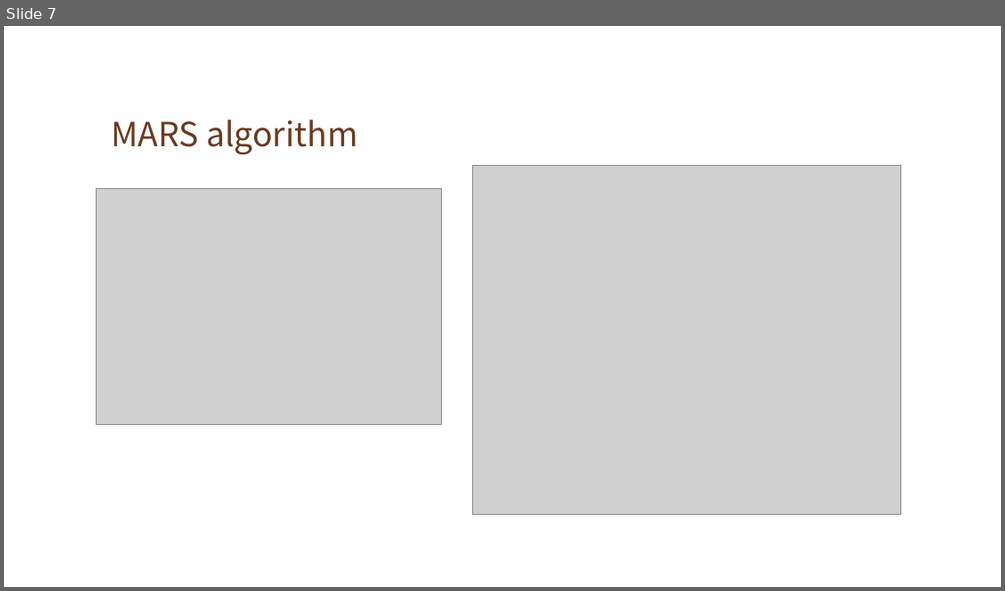
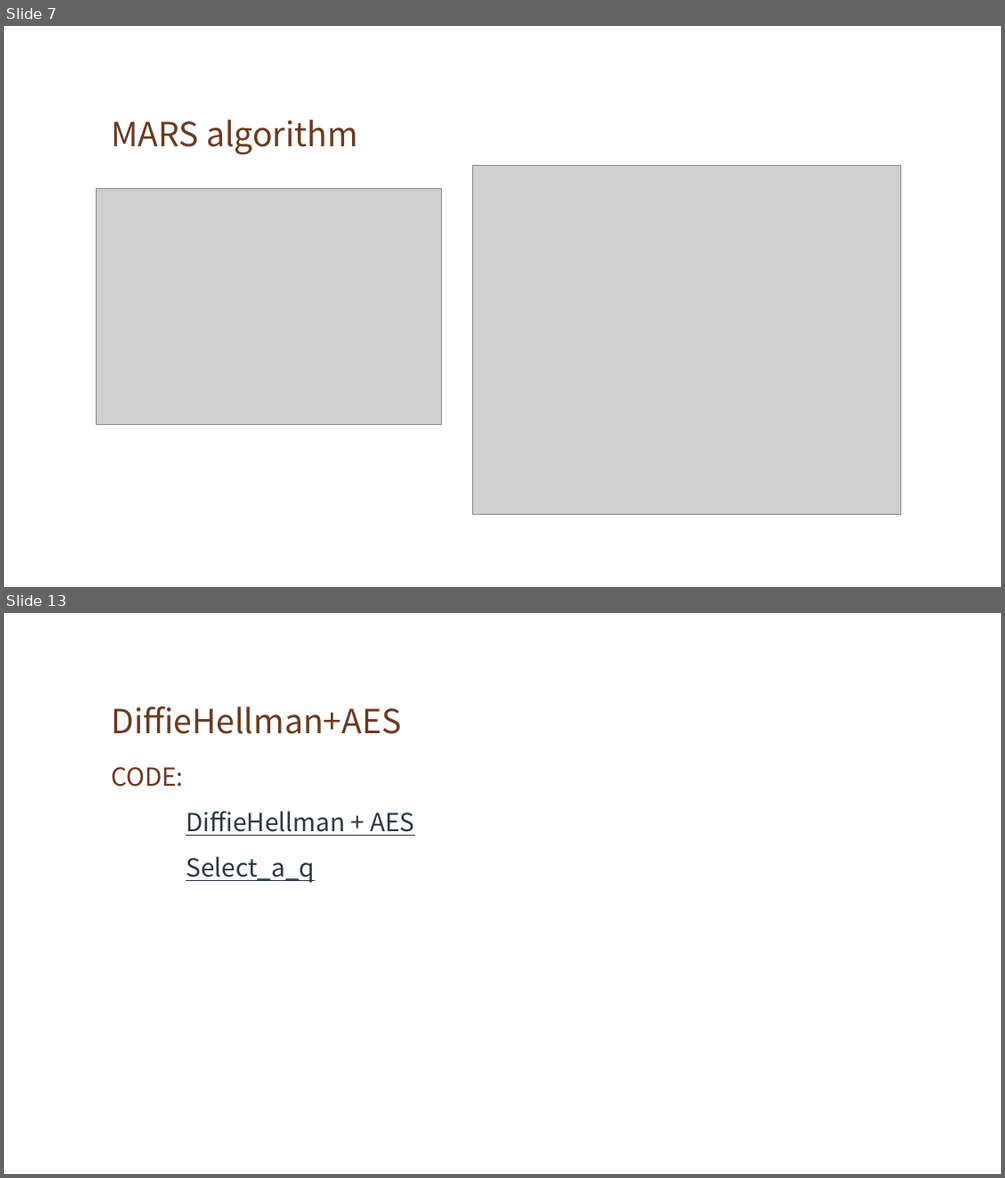
Before and after one commit to gordon636798/DiffieHellman-AES, a slide deck: 報告.pptx. Shown one above the other, each under a label of ours: slide 7 before the commit, slides 7 and 13 after it; the slides between them are not shown. The pictures are 1005x591 and 1005x1178 pixels, drawn with LibreOffice and Linux fonts; fonts in the diff are those of the drawing; grey boxes stand for pictures; background and template pictures are left out. Boxes give left, top, right and bottom in pixels: in the first picture for what was removed or moved away, otherwise in the second. Text is boxed around its words. In the diff, an @@ line names an element or a change of style, - is before the commit and + after.

```diff
--- a/報告.pptx
+++ b/報告.pptx
@@ slide 13 added at box(4, 613, 1001, 1174), background picture (left out) @@
@@ title added at box(111, 706, 401, 734), 32 pt, text #6A3A20 @@
+DiffieHellman+AES
@@ text added at box(111, 767, 414, 883), 24 pt, text #2B3742, underline @@
+CODE:
+DiffieHellman + AES
+Select_a_q
```
Also in this commit, not shown: 1 slide changed, 6 other slides added, 9 slides removed.
